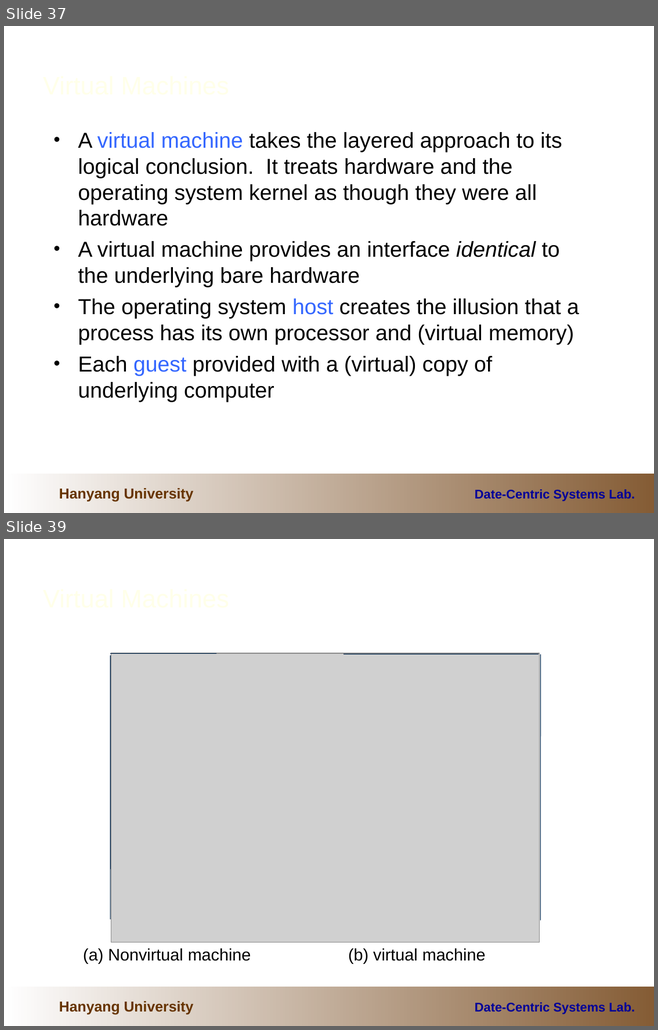
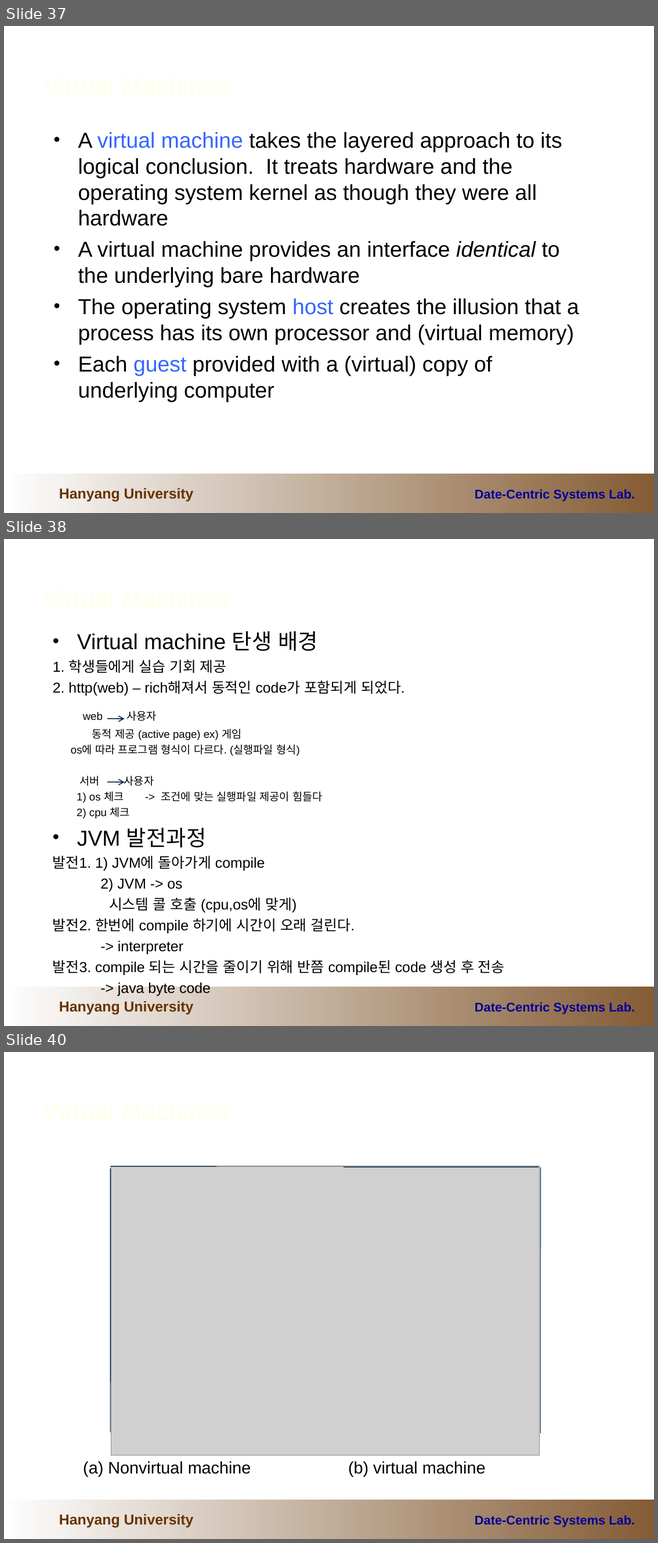
Before and after one commit to cocojk/major, a slide deck: os/이론/2.OperatingSystemOverview.ppt. Shown one above the other, each under a label of ours: slides 37 and 39 before the commit, slides 37, 38 and 40 after it; the slides between them are not shown. The pictures are 658x1030 and 658x1543 pixels, drawn with LibreOffice and Linux fonts; fonts in the diff are those of the drawing; grey boxes stand for pictures; background and template pictures are left out. Boxes give left, top, right and bottom in pixels: in the first picture for what was removed or moved away, otherwise in the second. Text is boxed around its words. In the diff, an @@ line names an element or a change of style, - is before the commit and + after.

```diff
--- a/os/이론/2.OperatingSystemOverview.ppt
+++ b/os/이론/2.OperatingSystemOverview.ppt
@@ slide 38 added at (x1=4, y1=539, x2=654, y2=1026), background #FFFFFF; not listed: 1 template element that a slide beside it also shows @@
@@ title added at (x1=36, y1=550, x2=632, y2=616), 28 pt, text #FFFFE9 @@
+Virtual Machines
@@ text added at (x1=53, y1=631, x2=505, y2=996), 16 pt, text #000000 @@
+• Virtual machine 탄생 배경
+1. 학생들에게 실습 기회 제공
+2. http(web) – rich해져서 동적인 code가 포함되게 되었다.
+web 사용자
+동적 제공 (active page) ex) 게임
+os에 따라 프로그램 형식이 다르다. (실행파일 형식)
+서버 사용자
+1) os 체크 -> 조건에 맞는 실행파일 제공이 힘들다
+2) cpu 체크
+• JVM 발전과정
+발전1. 1) JVM에 돌아가게 compile
+2) JVM -> os
+시스템 콜 호출 (cpu,os에 맞게)
+발전2. 한번에 compile 하기에 시간이 오래 걸린다.
+-> interpreter
+발전3. compile 되는 시간을 줄이기 위해 반쯤 compile된 code 생성 후 전송
+-> java byte code
@@ arrow added from (107, 719) to (124, 719), #00264C 0.99 pt @@
@@ arrow added from (107, 782) to (124, 782), #00264C 0.99 pt @@
@@ text added at (x1=59, y1=1001, x2=194, y2=1015), 16 pt, text #663300, bold @@
+Hanyang University
@@ text added at (x1=474, y1=1002, x2=634, y2=1015), 14 pt, text #000099, bold @@
+Date-Centric Systems Lab.
@@ what was slide 39 is now slide 40 @@
```
Also in this commit, not shown: 4 slides changed, 12 other files.
